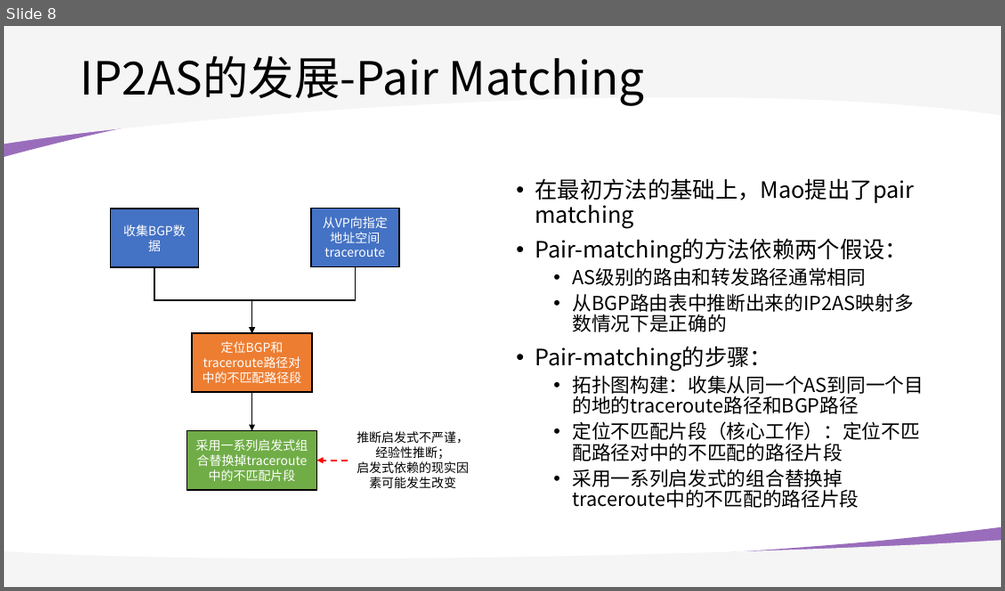
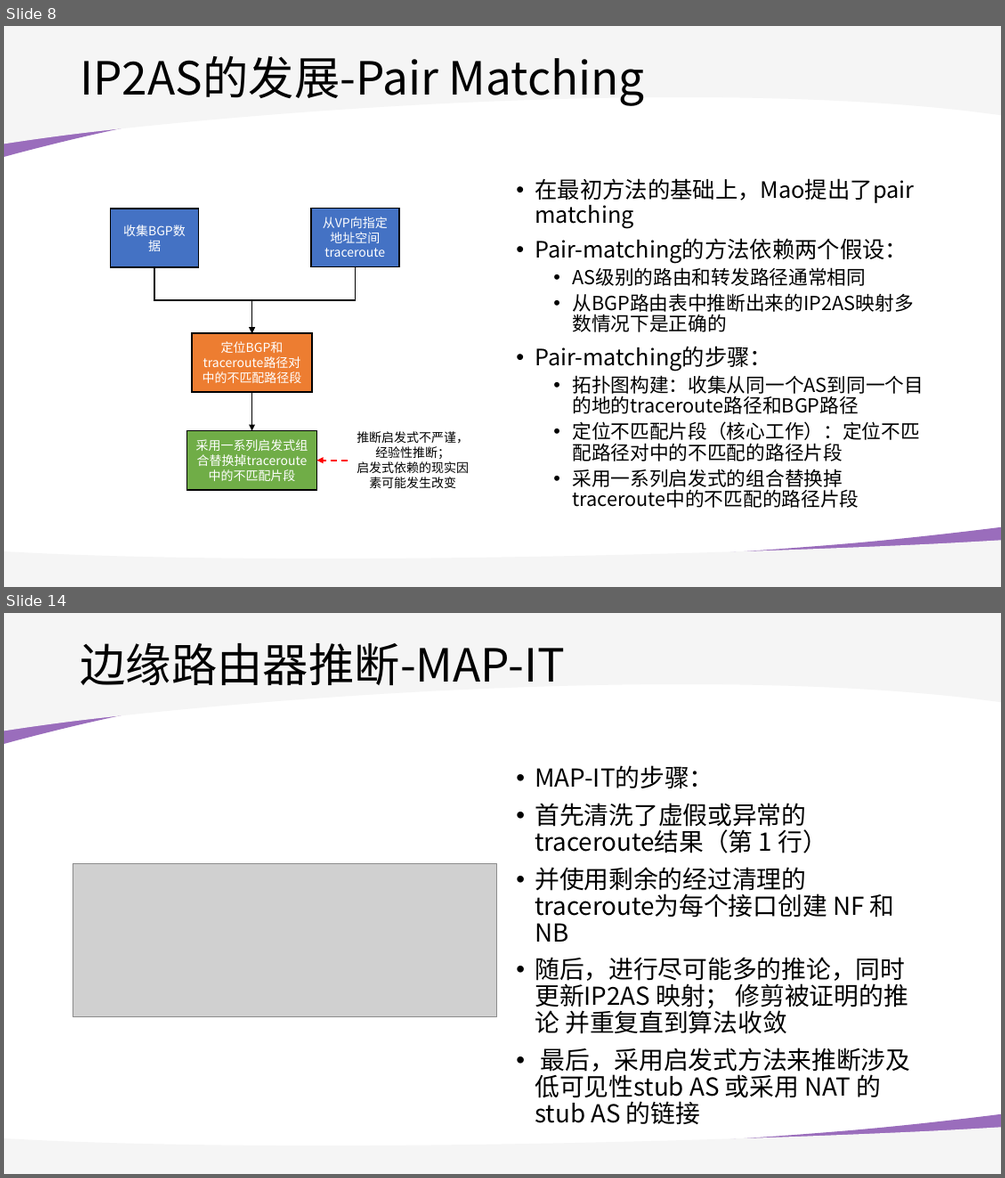
Before and after one commit to WhileBug/IP2AS_survey, a slide deck: PPT/IP2AS_survey.pptx. Shown one above the other, each under a label of ours: slide 8 before the commit, slides 8 and 14 after it; the slides between them are not shown. The pictures are 1005x591 and 1005x1178 pixels, drawn with LibreOffice and Linux fonts; fonts in the diff are those of the drawing; grey boxes stand for pictures; background and template pictures are left out. Boxes give left, top, right and bottom in pixels: in the first picture for what was removed or moved away, otherwise in the second. Text is boxed around its words. In the diff, an @@ line names an element or a change of style, - is before the commit and + after.

```diff
--- a/PPT/IP2AS_survey.pptx
+++ b/PPT/IP2AS_survey.pptx
@@ slide 14 added at [4, 613, 1001, 1174], background #FFFFFF; not listed: 4 template elements that a slide beside it also shows @@
@@ title added at [80, 643, 565, 685], 44 pt, text #000000 @@
+边缘路由器推断-MAP-IT
@@ text added at [534, 765, 911, 1124], 23.8 pt, text #000000 @@
+• MAP-IT的步骤：
+• 首先清洗了虚假或异常的traceroute结果（第 1 行）
+• 并使用剩余的经过清理的traceroute为每个接口创建 NF 和 NB
+• 随后，进行尽可能多的推论，同时更新IP2AS 映射； 修剪被证明的推论 并重复直到算法收敛
+• 最后，采用启发式方法来推断涉及低可见性stub AS 或采用 NAT 的stub AS 的链接
@@ picture added at [73, 864, 497, 1017] @@
```
Also in this commit, not shown: 1 slide changed, 5 other slides added, 1 other file.
